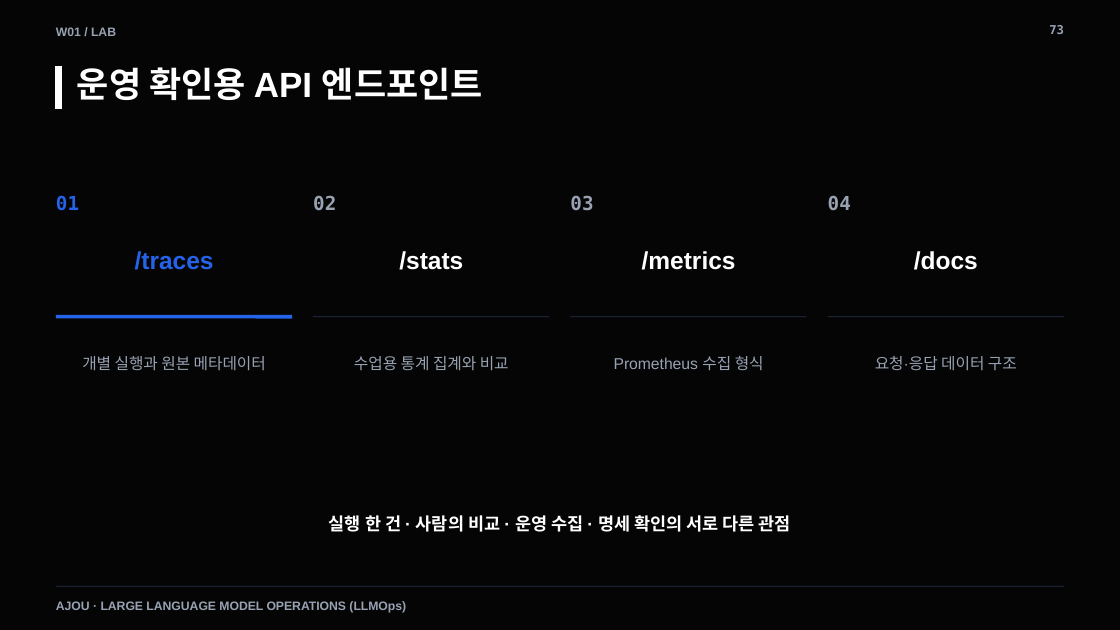
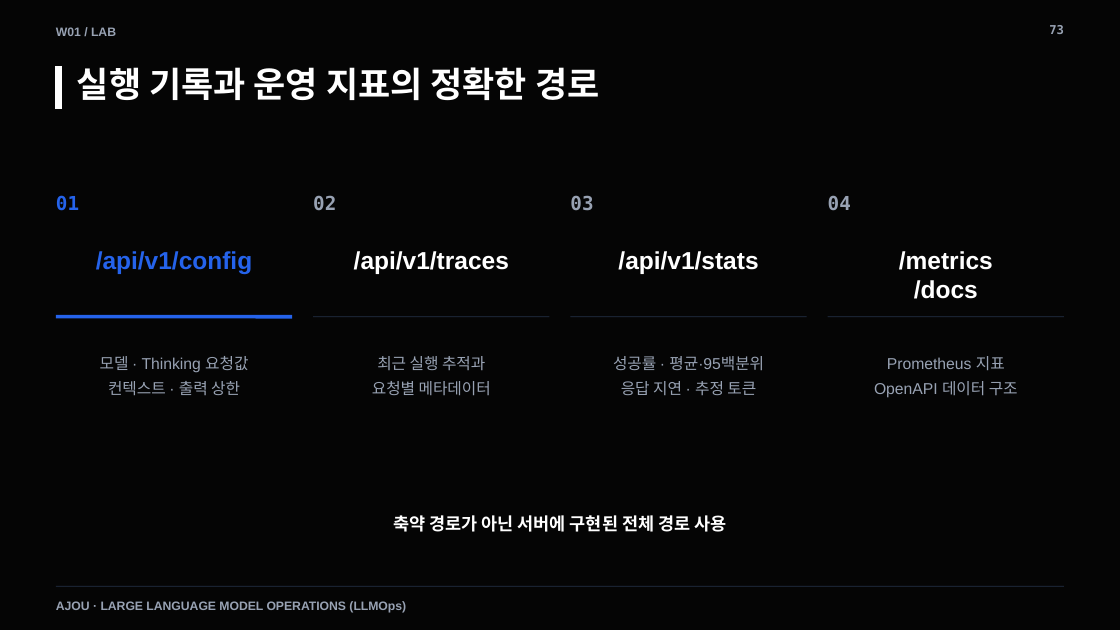
Before and after one commit to smilesjcha/llmops-16week, a slide deck: slide 73 of week01/lecture/01_week1_llmops_kickoff.pptx. Drawn at 1120x630 pixels with LibreOffice and Linux fonts; fonts in the diff are those of the drawing. Boxes give left, top, right and bottom in pixels: in the first picture for what was removed or moved away, otherwise in the second. Text is boxed around its words. In the diff, an @@ line names an element or a change of style, - is before the commit and + after.

```diff
--- a/week01/lecture/01_week1_llmops_kickoff.pptx
+++ b/week01/lecture/01_week1_llmops_kickoff.pptx
@@ text at (77, 67, 599, 100): text changed @@
-운영 확인용 API 엔드포인트
+실행 기록과 운영 지표의 정확한 경로
@@ text at (96, 251, 252, 274): text changed @@
-/traces
+/api/v1/config
@@ text at (354, 251, 509, 274): text changed @@
-/stats
+/api/v1/traces
@@ text at (618, 251, 758, 274): text changed @@
-/metrics
+/api/v1/stats
@@ text at (899, 251, 993, 270): paragraph added @@
+/metrics
@@ text at (100, 356, 248, 395): text changed @@
-개별 실행과 원본 메타데이터
+모델 · Thinking 요청값
+컨텍스트 · 출력 상한
@@ text at (372, 356, 491, 396): text changed @@
-수업용 통계 집계와 비교
+최근 실행 추적과
+요청별 메타데이터
@@ text at (613, 356, 764, 395): text changed @@
-Prometheus 수집 형식
+성공률 · 평균·95백분위
+응답 지연 · 추정 토큰
@@ text at (874, 356, 1018, 398): text changed @@
-요청·응답 데이터 구조
+Prometheus 지표
+OpenAPI 데이터 구조
@@ text at (393, 515, 726, 532): text changed @@
-실행 한 건 · 사람의 비교 · 운영 수집 · 명세 확인의 서로 다른 관점
+축약 경로가 아닌 서버에 구현된 전체 경로 사용
```
Also in this commit, not shown: 14 other slides changed, 3 slides added, 3 slides removed, 20 other files.
